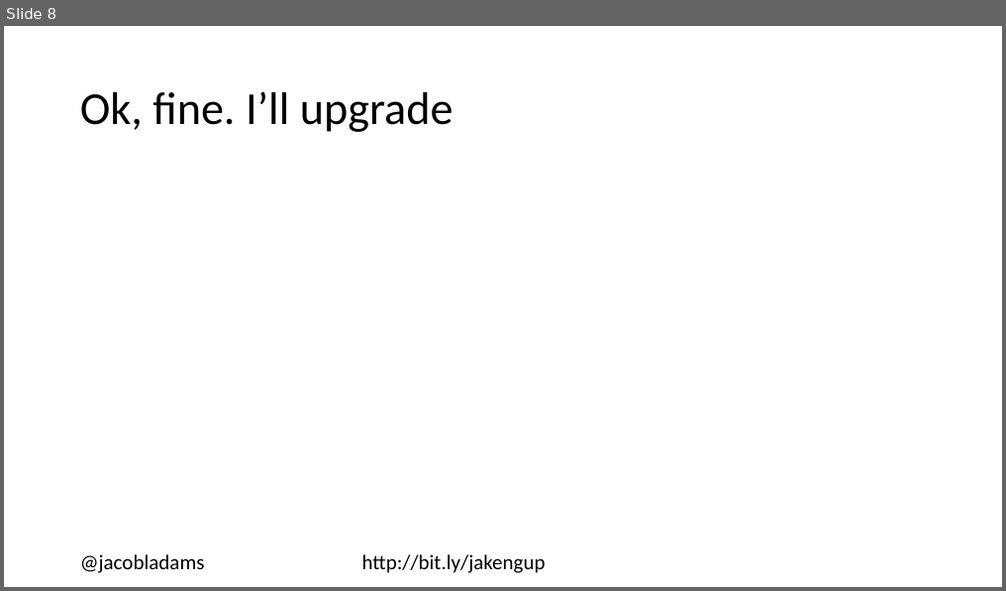
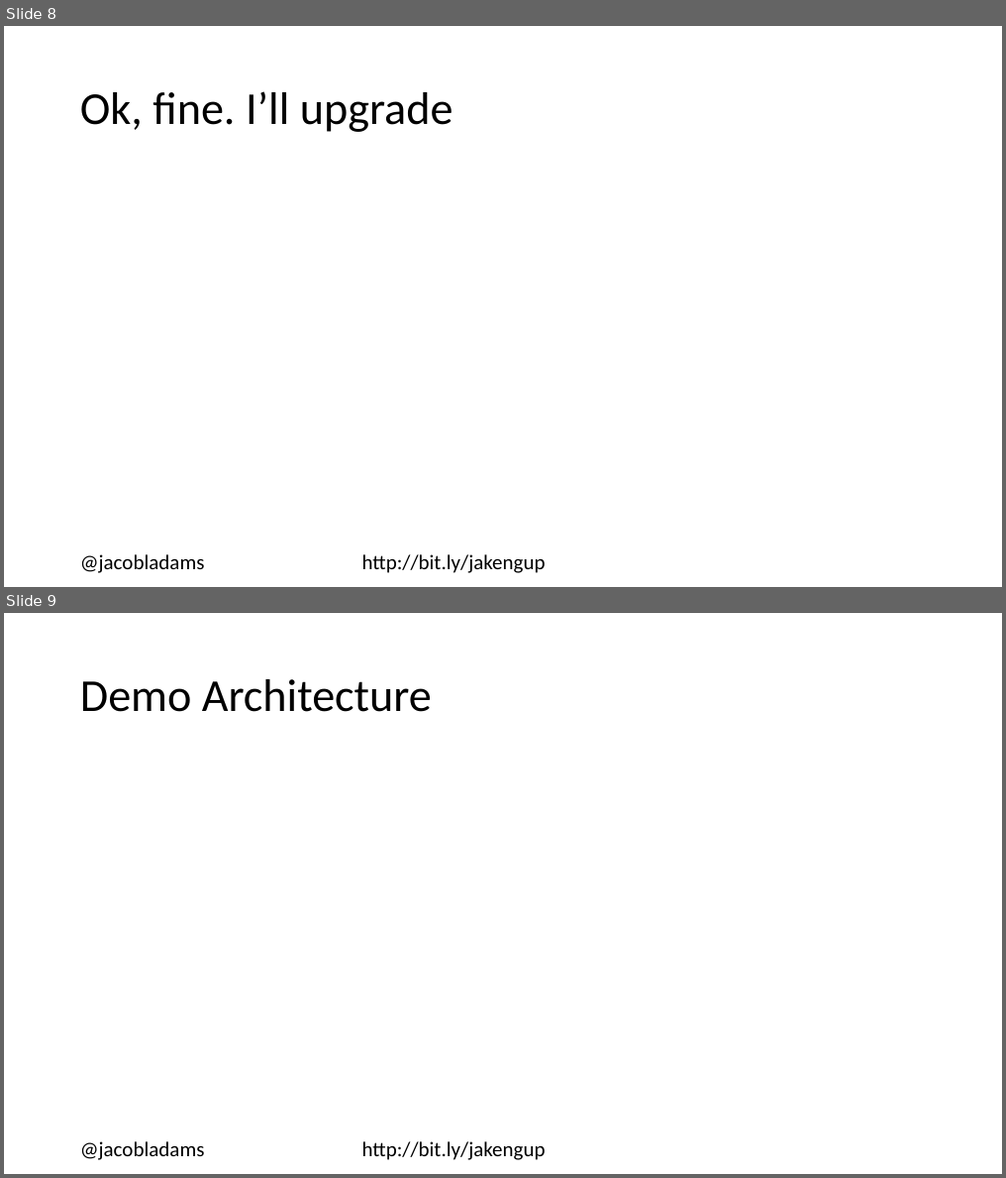
Before and after one commit to jacobladams/upgrading-from-angularjs-1-to-angular-2-plus-presentation, a slide deck: Upgrading from AngularJS 1 to Angular 2+.pptx. Shown one above the other, each under a label of ours: slide 8 before the commit, slides 8 and 9 after it. The pictures are 1006x591 and 1006x1178 pixels, drawn with LibreOffice and Linux fonts; fonts in the diff are those of the drawing. Boxes give left, top, right and bottom in pixels: in the first picture for what was removed or moved away, otherwise in the second. Text is boxed around its words. In the diff, an @@ line names an element or a change of style, - is before the commit and + after.

```diff
--- a/Upgrading from AngularJS 1 to Angular 2+.pptx
+++ b/Upgrading from AngularJS 1 to Angular 2+.pptx
@@ slide 9 added at [4, 613, 1002, 1174], background #FFFFFF @@
@@ title added at [80, 679, 432, 712], 44 pt, text #000000 @@
+Demo Architecture
@@ text added at [80, 1142, 546, 1160], 20 pt, text #000000 @@
+@jacobladams http://bit.ly/jakengup
```
Also in this commit, not shown: 2 slides changed, 2 other slides added, 30 other files.
